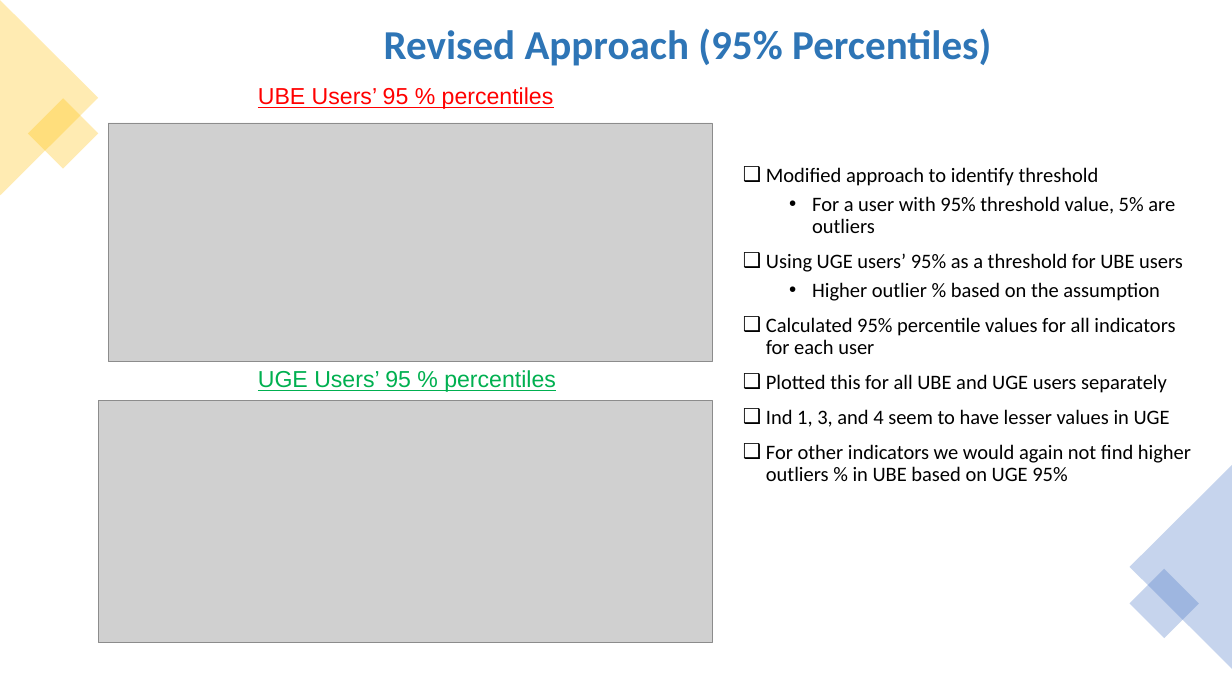
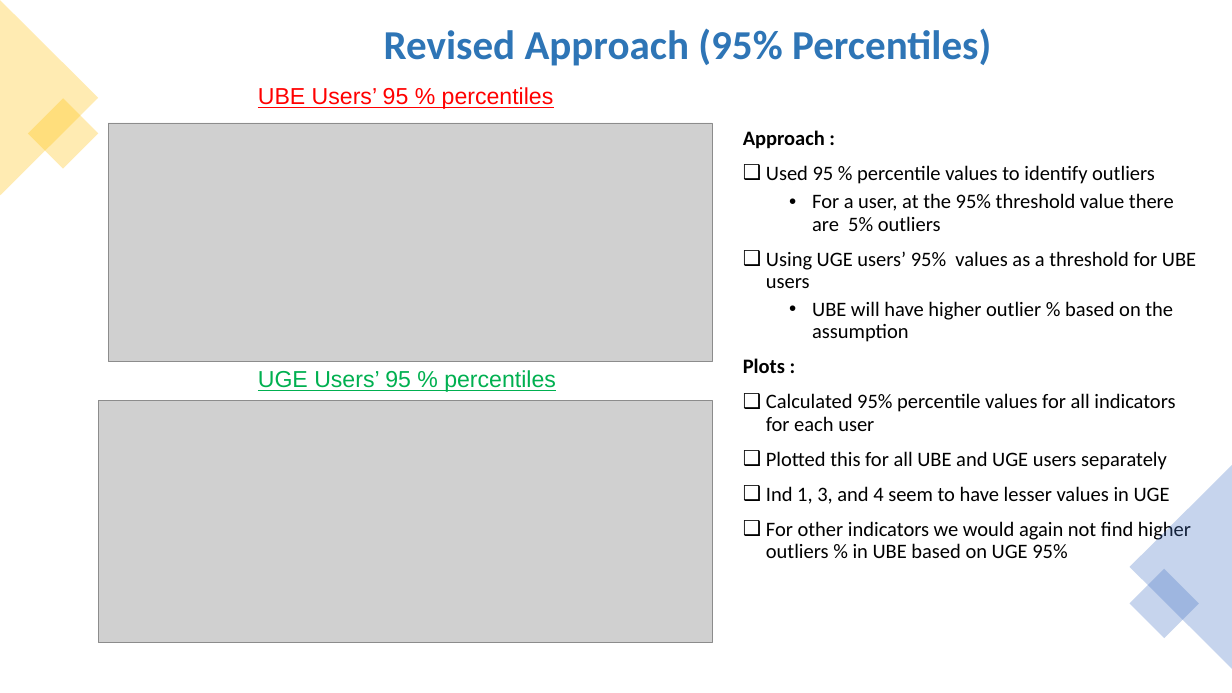
Before and after one commit to ITU-AI-ML-in-5G-Challenge/Team-DataRangers-home-network-users-experience-classification, a slide deck: slide 8 of 5gChallenge_DataRangers.pptx. Drawn at 1232x693 pixels with LibreOffice and Linux fonts; fonts in the diff are those of the drawing; grey boxes stand for pictures. Boxes give left, top, right and bottom in pixels: in the first picture for what was removed or moved away, otherwise in the second. Text is boxed around its words. In the diff, an @@ line names an element or a change of style, - is before the commit and + after.

```diff
--- a/5gChallenge_DataRangers.pptx
+++ b/5gChallenge_DataRangers.pptx
@@ text at <box>743,130,1196,373</box>: text changed @@
-❑ Modified approach to identify threshold
-  • For a user with 95% threshold value, 5% are outliers
-❑ Using UGE users’ 95% as a threshold for UBE users
-  • Higher outlier % based on the assumption
+Approach :
+❑ Used 95 % percentile values to identify outliers
+  • For a user, at the 95% threshold value there are 5% outliers
+❑ Using UGE users’ 95% values as a threshold for UBE users
+  • UBE will have higher outlier % based on the assumption
+Plots :
```
Also in this commit, not shown: 5 other slides changed.
